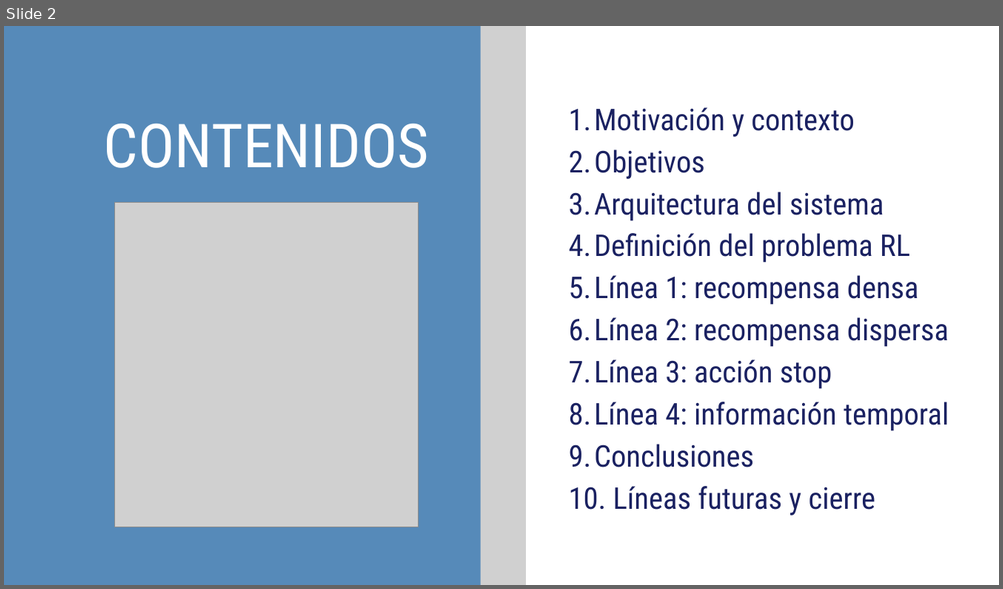
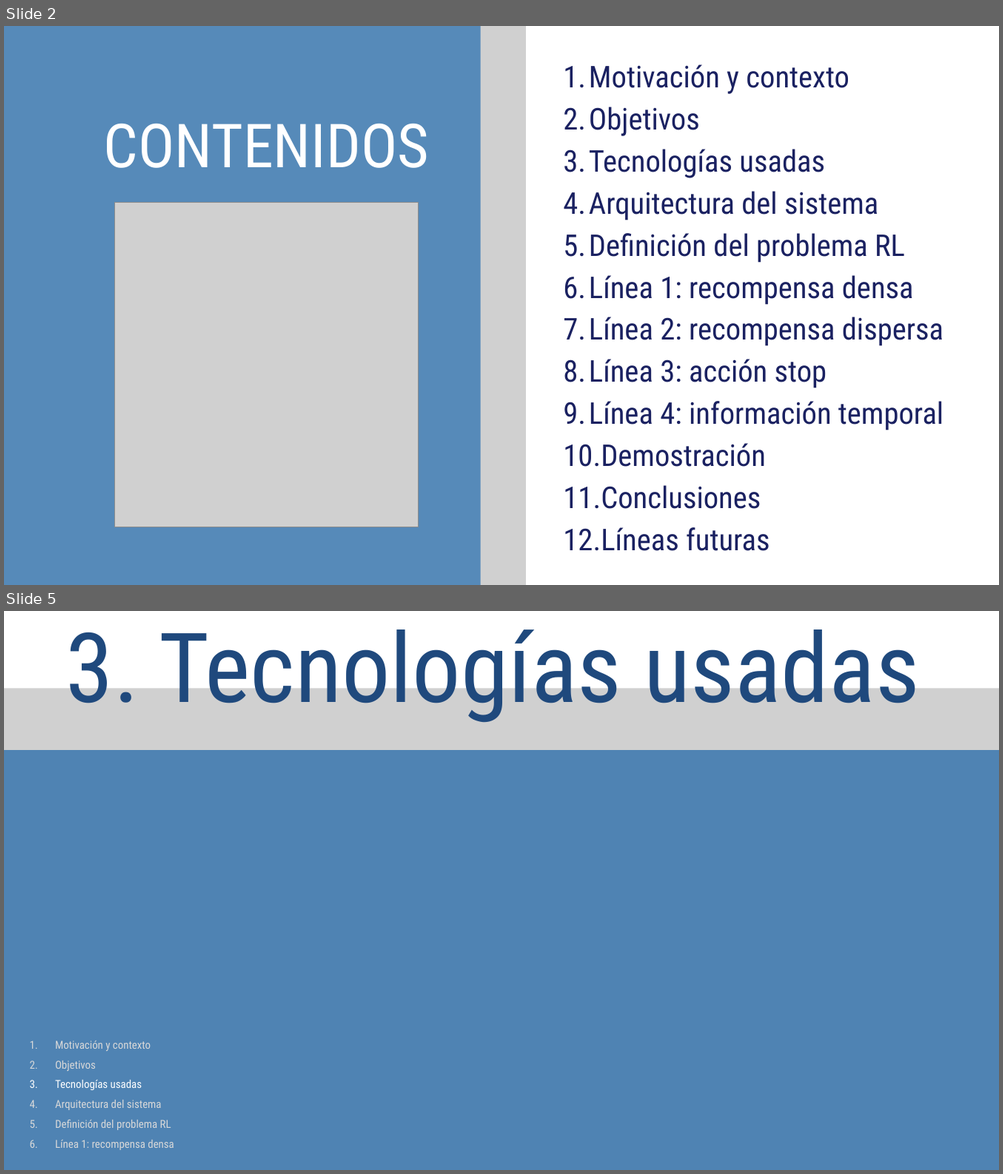
Before and after one commit to davidsolero/TFG-Coppelia-Reinforcement-Learning, a slide deck: redaccion/defensa/Presentación Trabajo Final Tesis Profesional Moderna Sencilla Azul .pptx. Shown one above the other, each under a label of ours: slide 2 before the commit, slides 2 and 5 after it; the slides between them are not shown. The pictures are 1003x589 and 1003x1174 pixels, drawn with LibreOffice and Linux fonts; fonts in the diff are those of the drawing; grey boxes stand for pictures. Boxes give left, top, right and bottom in pixels: in the first picture for what was removed or moved away, otherwise in the second. Text is boxed around its words. In the diff, an @@ line names an element or a change of style, - is before the commit and + after.

```diff
--- a/redaccion/defensa/Presentación Trabajo Final Tesis Profesional Moderna Sencilla Azul .pptx
+++ b/redaccion/defensa/Presentación Trabajo Final Tesis Profesional Moderna Sencilla Azul .pptx
@@ slide 5 added at <box>4,611,999,1170</box>, background #FFFFFF @@
@@ text added at <box>66,629,919,725</box>, 140 pt, text #1F497D @@
+3. Tecnologías usadas
@@ picture added at <box>4,688,999,778</box> @@
@@ freeform shape added at <box>4,750,999,1170</box>, fill #4F83B3 @@
@@ text added at <box>55,1041,173,1150</box>, 16 pt, text #D9D9D9 @@
+  1. Motivación y contexto
+  2. Objetivos
+  3. Tecnologías usadas
+  4. Arquitectura del sistema
+  5. Definición del problema RL
+  6. Línea 1: recompensa densa
@@ picture added at <box>4,1088,997,1170</box> @@
@@ slide 2 changed as well @@
@@ freeform shape at <box>525,26,999,585</box>: outline redrawn @@
@@ text "Motivación y contexto": place and size @@
-text "Motivación y contexto" at <box>569,107,948,516</box>
+text "Motivación y contexto" at <box>563,64,943,551</box>
@@ text at <box>563,149,825,178</box>: paragraph added @@
+  3. Tecnologías usadas
@@ text at <box>563,443,765,467</box>: paragraph added @@
+  10. Demostración
@@ text at <box>563,528,770,551</box>: text changed @@
-  10. Líneas futuras y cierre
+  12. Líneas futuras
```
Also in this commit, not shown: 6 other slides changed, 11 other slides added, 8 slides removed.
